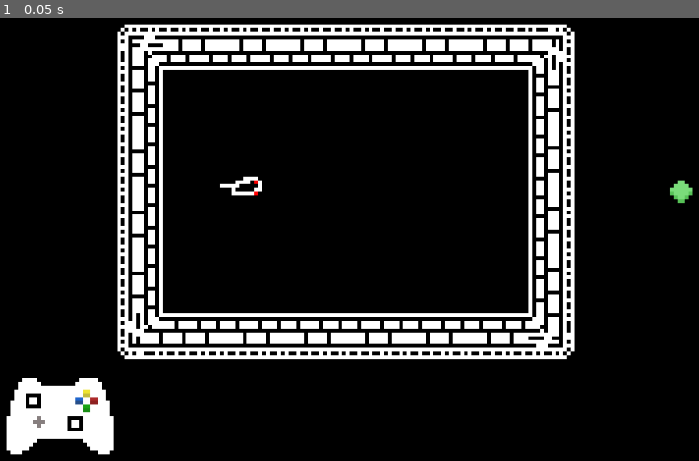
Above: before the commit, frame 1.
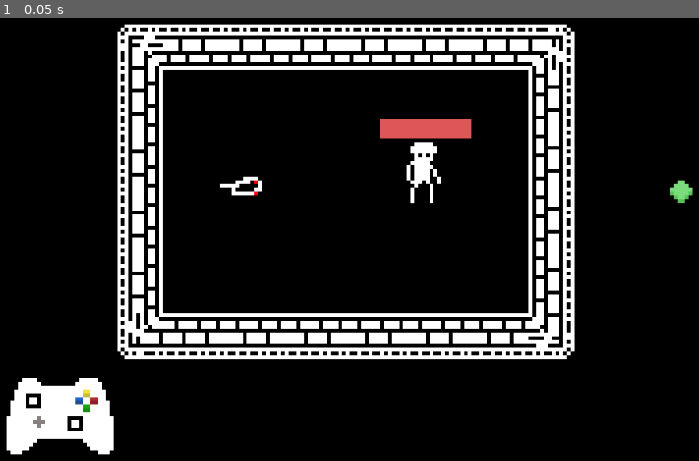
Above: after the commit, the same moment.

Repository: DavidMedin/Ambiguous_Dungeon_Crawler
Game: Godot game, scene res://scenes/game_scene.tscn
Same seed, same stepped clock (60 frames per second), same inputs: the game is played once before the commit and once after it. This scene is started directly instead of the project's main scene.
Inputs:
- Up to frame 1 (0.05 s): no input

The runs differ from the first frame. In frame 1, 1.0% of the frame differs, in the area x 54-68%, y 22-42%.
Error in both runs: Invalid get index '0' (on base: 'Array'). (res://scripts/player_controller.gd:6)

Commit message:
merge test

Diff:
--- a/scenes/game_scene.tscn
+++ b/scenes/game_scene.tscn
@@ -12,8 +12,8 @@
 [ext_resource path="res://images/right_wall.png" type="Texture" id=10]
 [ext_resource path="res://images/bottom_right_corner.png" type="Texture" id=11]
 [ext_resource path="res://images/down_wall.png" type="Texture" id=12]
-[ext_resource path="res://scenes/A_Button_prompt.gd" type="Script" id=13]
-[ext_resource path="res://scenes/Controller.gd" type="Script" id=14]
+[ext_resource path="res://scripts/A_Button_prompt.gd" type="Script" id=13]
+[ext_resource path="res://scripts/Controller.gd" type="Script" id=14]
 [ext_resource path="res://images/Controller/dpad/sprite_dpad0.png" type="Texture" id=15]
 [ext_resource path="res://images/Controller/green/sprite_green0.png" type="Texture" id=16]
 [ext_resource path="res://images/Controller/control.png" type="Texture" id=17]
@@ -21,6 +21,8 @@
 [ext_resource path="res://images/Controller/joy/sprite_joy0.png" type="Texture" id=19]
 [ext_resource path="res://images/Controller/red/sprite_red0.png" type="Texture" id=20]
 [ext_resource path="res://images/Controller/yellow/sprite_yellow0.png" type="Texture" id=21]
+[ext_resource path="res://images/human.png" type="Texture" id=22]
+[ext_resource path="res://scripts/health_bar.gd" type="Script" id=23]
 
 [sub_resource type="ConvexPolygonShape2D" id=6]
 points = PoolVector2Array( 0, 0, 16, 0, 16, 16, 0, 16 )
@@ -276,6 +278,34 @@
 [node name="Sprite" type="Sprite" parent="Camera2D/ViewportContainer/Viewport/Rat"]
 texture = ExtResource( 8 )
 
+[node name="dash_time" type="Timer" parent="Camera2D/ViewportContainer/Viewport/Rat"]
+one_shot = true
+
+[node name="Human" type="Sprite" parent="Camera2D"]
+position = Vector2( 116, 43 )
+texture = ExtResource( 22 )
+
+[node name="censor_bar" type="ColorRect" parent="Camera2D/Human"]
+margin_left = -1.0
+margin_top = 3.0
+margin_right = 2.0
+margin_bottom = 5.0
+color = Color( 0, 0, 0, 1 )
+__meta__ = {
+"_edit_use_anchors_": false
+}
+
+[node name="ColorRect" type="ColorRect" parent="Camera2D/Human"]
+margin_left = -11.0
+margin_top = -14.0
+margin_right = 13.0
+margin_bottom = -9.0
+color = Color( 0.870588, 0.345098, 0.345098, 1 )
+script = ExtResource( 23 )
+__meta__ = {
+"_edit_use_anchors_": false
+}
+
 [node name="A_Button_prompt" type="Sprite" parent="."]
 position = Vector2( 184, 48 )
 texture = ExtResource( 6 )
--- /dev/null
+++ b/scripts/health_bar.gd
@@ -0,0 +1 @@
+extends ColorRect
--- a/scripts/player.gd
+++ b/scripts/player.gd
@@ -1,3 +1,3 @@
 class_name Player
 var device = -1
-var health = 3
+var health = 5
--- a/scripts/player_controller.gd
+++ b/scripts/player_controller.gd
@@ -1,20 +1,53 @@
 extends KinematicBody2D
 
-var speed = 2500
+var speed = 50
 const floor_index = 8 # index into tilemap
 
 var device_id = PlayerData.players[0].device
 
-func _process(delta):
-	if device_id != -1:
-		var dead = 0.25
-		var vel = Vector2(0,0)
-		var tmp : float =  Input.get_joy_axis(device_id,JOY_AXIS_0)
-		if abs(tmp) > dead:
-			vel += Vector2(tmp,0)
-		tmp =   Input.get_joy_axis(device_id,JOY_AXIS_1)
-		if abs(tmp) > dead:
-			vel += Vector2(0,tmp)
-		move_and_slide(vel * delta * speed)
+onready var dash_time : Timer = $"dash_time"
+var can_input = true
+var velocity = Vector2(0,0)
+
+func _ready():
+	dash_time.connect("timeout",self,"on_dash_end")
+
+func on_dash_end():
+	print("dash has ended")
+	can_input = true
+
+func get_joy_direction():
+	var dead = 0.25
+	var vel = Vector2(0,0)
+	var tmp : float =  Input.get_joy_axis(device_id,JOY_AXIS_0)
+	if abs(tmp) > dead:
+		vel += Vector2(tmp,0)
+	tmp =   Input.get_joy_axis(device_id,JOY_AXIS_1)
+	if abs(tmp) > dead:
+		vel += Vector2(0,tmp)
+	return vel
+
+func _physics_process(delta):
+	if device_id != -1 and can_input:
+		var vel = get_joy_direction()
+		move_and_slide(vel * speed)
+		velocity = vel
 		if vel != Vector2(0,0):
 			rotation = vel.angle()
+	else:
+		move_and_slide(velocity,Vector2(0,0),true)
+
+		if get_slide_count() != 0:
+			velocity = Vector2(0,0)
+			can_input = true
+			dash_time.stop()
+
+func _input(event):
+	if event is InputEventJoypadButton:
+		if event.is_pressed() and event.button_index == JOY_XBOX_A:
+			# dash
+			var vel = get_joy_direction()
+			velocity = vel * speed * 2
+			# disable other movement input
+			can_input = false
+			dash_time.start(0.5)
Binary file added: images/human.png
Not shown, added: images/human.png.import
Not shown: 1 places in scenes/game_scene.tscn that only renumber resources
Renamed: scenes/A_Button_prompt.gd -> scripts/A_Button_prompt.gd
Renamed: scenes/Controller.gd -> scripts/Controller.gd
